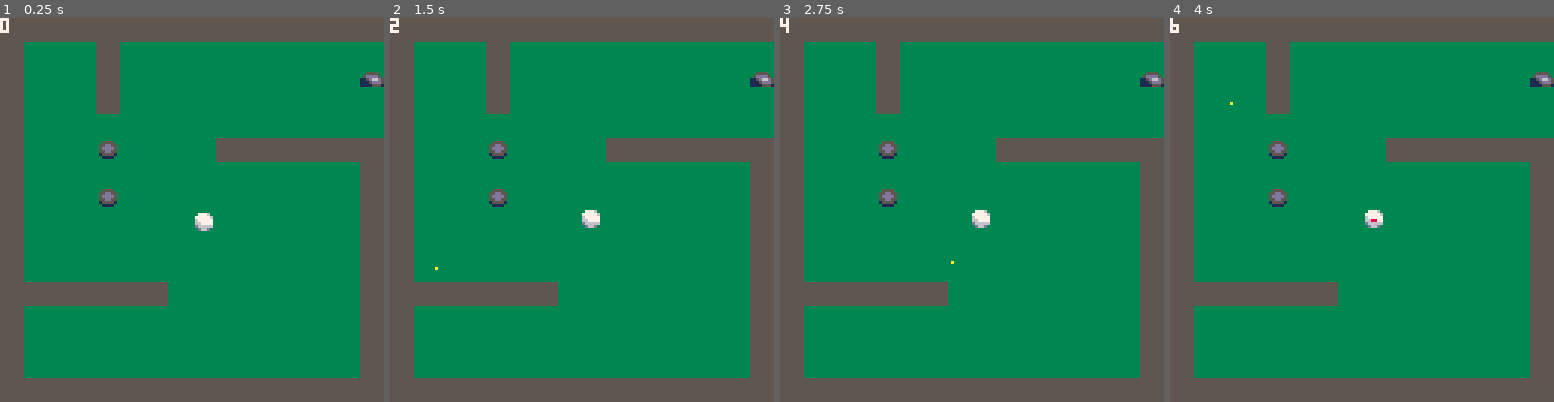
Above: before the commit, frames 1-4 (left to right).
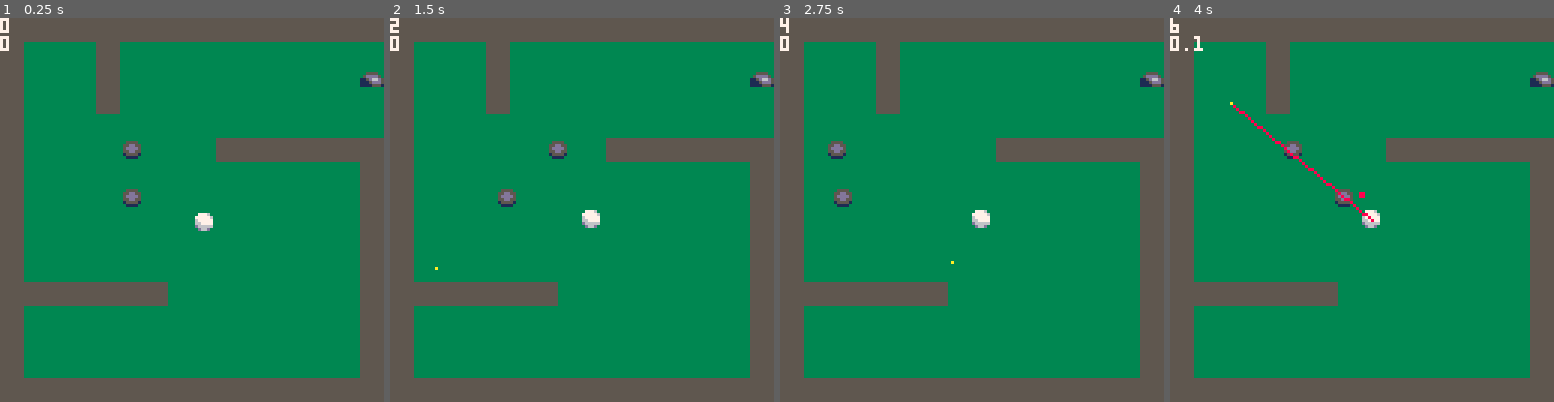
Above: after the commit, the same moments.

Repository: b4dr1ck/Pico8
Game: PICO-8 cartridge golf.p8
Same seed, same stepped clock (60 frames per second), same inputs: the game is played once before the commit and once after it.
Inputs (mouse positions are in pixels of both pictures, inside the frame that each line leads up to):
- Up to frame 1 (0.25 s): no input
- Up to frame 2 (1.5 s): click (670, 121) at 0.67 s; click (436, 267) at 1.22 s
- Up to frame 3 (2.75 s): click (887, 114) at 1.77 s; click (952, 259) at 2.32 s
- Up to frame 4 (4 s): click (1404, 106) at 2.87 s; click (1465, 256) at 3.42 s; click (1231, 102) at 3.97 s

The runs differ from the first frame. In frame 1, 0.9% of the frame differs, in the area x 0-37%, y 4-50%; in frame 2, 0.7%; in frame 3, 0.9%; in frame 4, 1.2%, in the area x 0-56%, y 4-55%.

Commit message:
NEW: golf: Neues Project fuer Mini-Golf Game (Engine Testing)

Diff:
--- a/golf.p8
+++ b/golf.p8
@@ -8,19 +8,21 @@
  mousex=0
  mousey=0
  mouseb=0 -- button
- mousebp=0 -- button pressed
  mousebr=0 -- button released
+ charge_blocked=false
+ moving=false
 
  attempts=0
 
  ball=new_ball(1,64,64)
  obstacles={
-	 {x=32,y=40,img=6,w=8,h=8},
-	 {x=32,y=56,img=6,w=8,h=8},
+	 {x=32,y=40,img=6,w=8,h=8,spd=0.5},
+	 {x=32,y=56,img=6,w=8,h=8,spd=0.5},
  }
 
+	distance=0
  spd=0
- maxspd=8
+ maxspd=0
  angle=0
 
  aimline={
@@ -49,10 +51,35 @@
  mouseb=stat(34)
 
  -- aim and charge power
- if mouseb == 1 then
- 	angle = atan2(mousex-ball.x,mousey-ball.y)
- 	mouse_angle = atan2(mousex-(ball.x+4),mousey-(ball.y+4))
- 	mousebp=1
+ if mouseb == 0 then
+  charge_blocked=false
+ elseif moving then
+  charge_blocked=true
+ end
+
+ -- cancle charge
+ if mouseb == 3 then
+ 	charge_blocked=true
+	 aimline.visible = false
+	 spd=0
+	 moving=false
+ end
+
+ if mouseb == 1 and
+    not moving and
+    not charge_blocked
+ then
+ 	angle =  atan2(mousex-(ball.x+4),mousey-(ball.y+4))
+ 	mouse_angle = angle
+  distance=dist(ball,{x=mousex,y=mousey})
+  maxspd=ceil(distance/3)
+  if maxspd > 8 then
+   maxspd=8
+  end
+
+  mousebr=1
+
+	 spd=min(maxspd,spd+0.05)
 
   ball.xspd = cos(angle) * spd
   ball.yspd = sin(angle) * spd
@@ -60,22 +87,22 @@
 	 -- aim line
 		aimline.x1=ball.x+4
 		aimline.y1=ball.y+4
-		aimline.x2=ball.x+4+cos(mouse_angle)*(spd*2)
-		aimline.y2=ball.y+4+sin(mouse_angle)*(spd*2)
+		aimline.x2=ball.x+4+cos(mouse_angle)*(distance)
+		aimline.y2=ball.y+4+sin(mouse_angle)*(distance)
 	 aimline.visible = true
-
-	 spd=min(maxspd,spd+0.1)
-  mousebr=1
  end
 
  -- count attempts
- if mouseb == 0 and  mousebr==1 then
+ if mouseb == 0 and
+ 			mousebr==1
+ then
  	attempts+=1
+  moving=true
+  mousebr=0
  end
 
  -- ball moves
- if mouseb == 0 and mousebp == 1 then
-  mousebr=0
+ if moving then
   aimline.visible = false
   o_collide_x=false
   o_collide_y=false
@@ -124,16 +151,28 @@
   else
    ball.y+=ball.yspd
   end
+
+  if spd==0 then
+   moving=false
+  end
  end
 
  -- hole reached
- if collide(ball.x,ball.y,2,1) and
+ if has_flag(ball.x+4,ball.y+4,1) and
     spd==0
  then
 		ball.x = 64
 		ball.y = 64
 		attempts=0
  end
+
+ -- moving obstacles
+ for o in all(obstacles) do
+  o.x+=o.spd
+  if collide(o.x,o.y,0,0) or aabb(o,ball,0) then
+  	o.spd *= -1
+  end
+ end
 end
 
 function _draw()
@@ -142,28 +181,39 @@
 
  map(0,0)
 
-
  for o in all(obstacles) do
 	 spr(o.img,o.x,o.y)
 	end
 
  spr(ball.img,ball.x,ball.y)
 
+ --circ(ball.x+4,ball.y+4,0,8)
+
  if aimline.visible then
 	 line(aimline.x1,aimline.y1,aimline.x2,aimline.y2,8)
 	end
 
+	-- power
+	if spd > 0 and aimline.visible then
+	 line(ball.x,ball.y-5,ball.x+spd,ball.y-5,8)
+	 line(ball.x,ball.y-4,ball.x+spd,ball.y-4,8)
+	end
+
  circfill(mousex,mousey,0,10)
 
  camera()
 
  print(attempts,0,0,7)
-
-
-
+ print(spd)
+-- print(spd)
 end
 
 -->8
+
+--dist
+function dist(o1, o2)
+  return sqrt(((o1.x+4) - o2.x)^2 + (o1.y - o2.y)^2)
+end
 
 -- create new ball object
 function new_ball(img,x,y)
@@ -211,12 +262,12 @@
 end
 __gfx__
 00000000000000005555555533333333333333333333333300000000000000000000000000000000000000000000000000000000000000000000000000000000
-000000000077760055555555335dd533333333333333333300555500000000000000000000000000000000000000000000000000000000000000000000000000
-007007000777776055555555350000533333333333555533055dd550000000000000000000000000000000000000000000000000000000000000000000000000
-000770000677777055555555300000033333333335dddd5305dddd50000000000000000000000000000000000000000000000000000000000000000000000000
-0007700006677770555555553000000333333333115d66d5055dd550000000000000000000000000000000000000000000000000000000000000000000000000
-007007000d6666605555555530000003333333331115ddd501555510000000000000000000000000000000000000000000000000000000000000000000000000
-0000000000d66d005555555533000033333333331111555100111100000000000000000000000000000000000000000000000000000000000000000000000000
+000000000077760055555555335dd533333333333333333300555500008888000000000000000000000000000000000000000000000000000000000000000000
+007007000777776055555555350000533333333333555533055dd550088888800000000000000000000000000000000000000000000000000000000000000000
+000770000677777055555555300000033333333335dddd5305dddd50088888800000000000000000000000000000000000000000000000000000000000000000
+0007700006677770555555553000000333333333115d66d5055dd550088888800000000000000000000000000000000000000000000000000000000000000000
+007007000d6666605555555530000003333333331115ddd501555510088888800000000000000000000000000000000000000000000000000000000000000000
+0000000000d66d005555555533000033333333331111555100111100008888000000000000000000000000000000000000000000000000000000000000000000
 00000000000000005555555533333333333333333333333300000000000000000000000000000000000000000000000000000000000000000000000000000000
 __gff__
 0000010200010000000000000000000000000000000000000000000000000000000000000000000000000000000000000000000000000000000000000000000000000000000000000000000000000000000000000000000000000000000000000000000000000000000000000000000000000000000000000000000000000000
